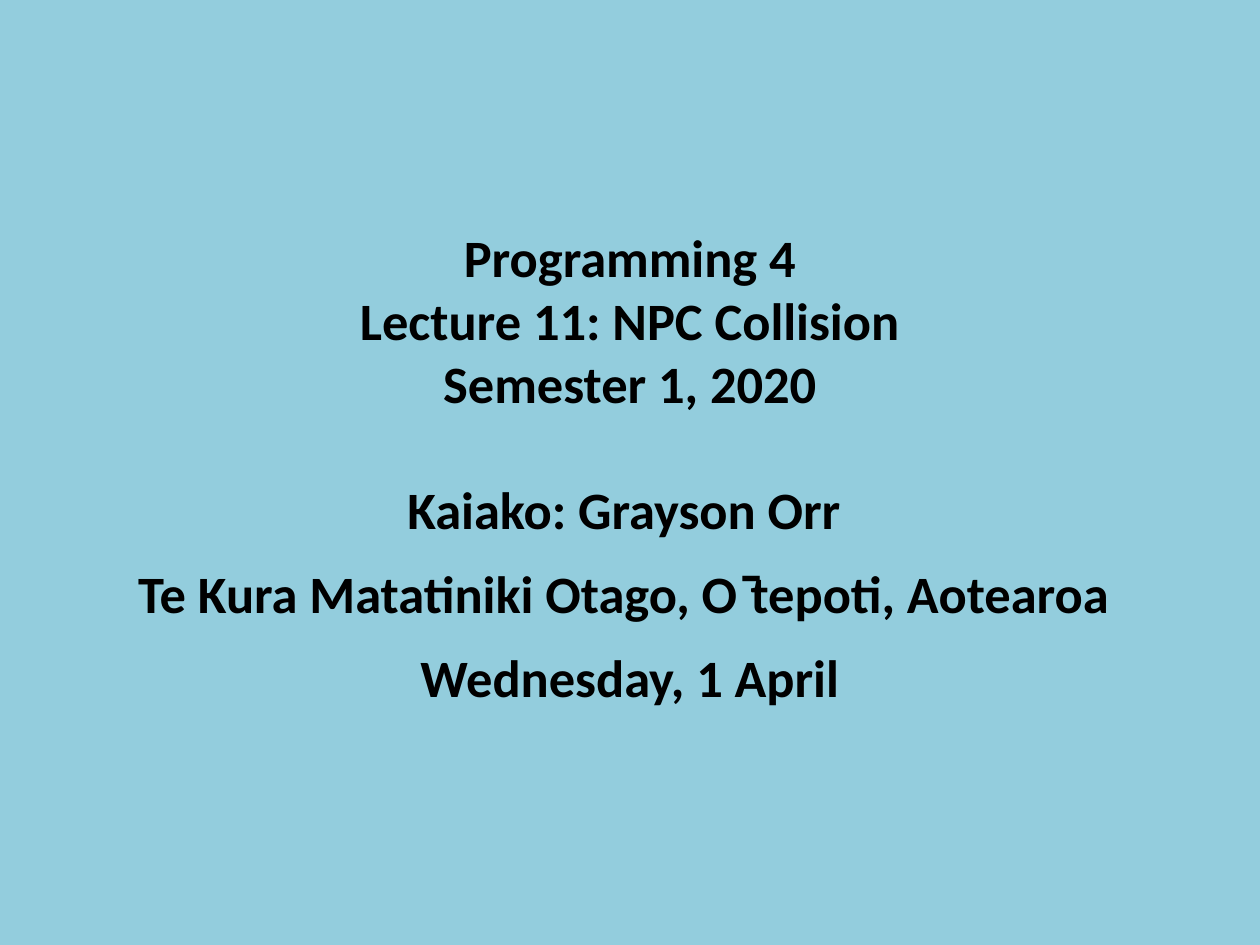
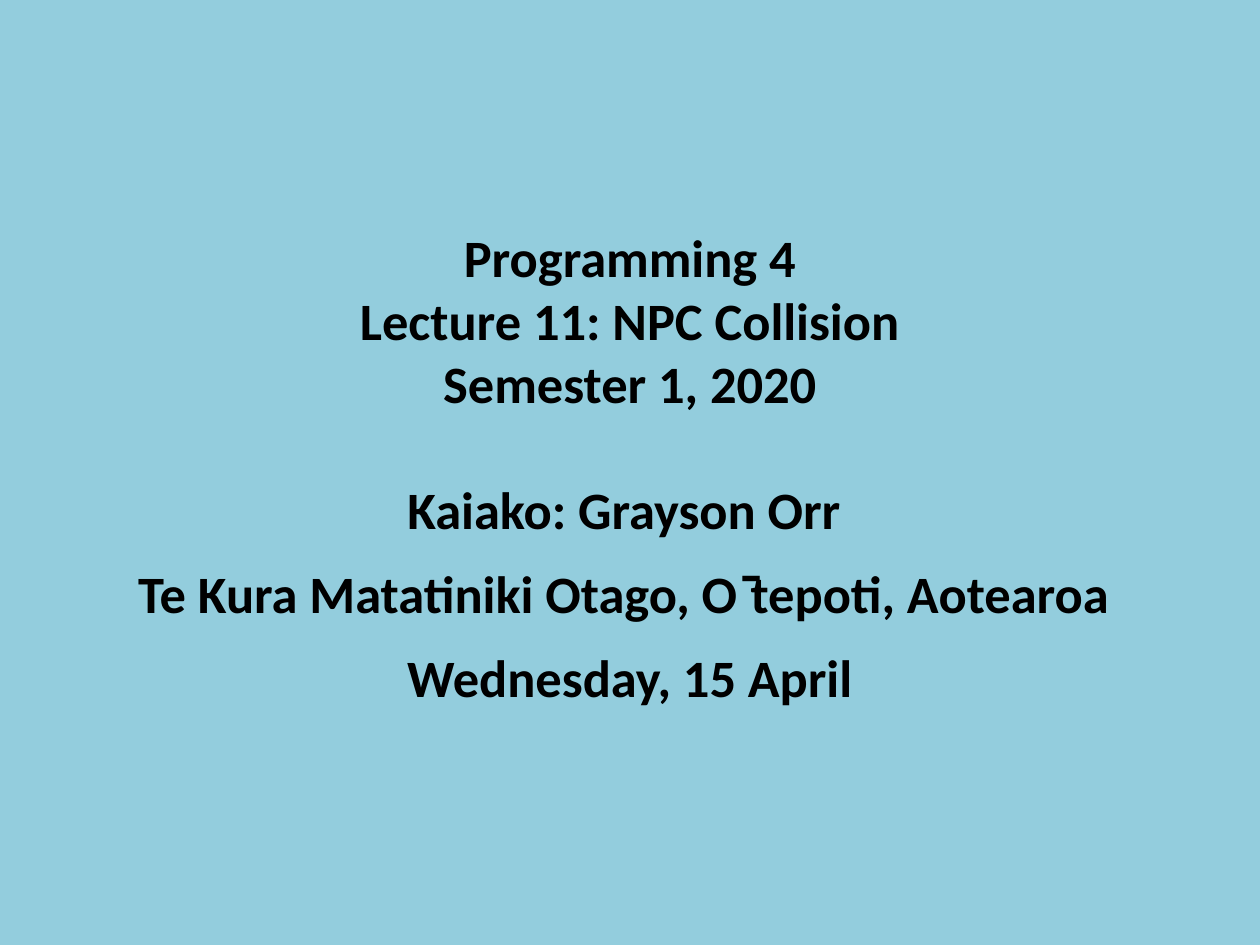
Before and after one commit to otago-polytechnic-bit-courses/prog-4-course-materials, a slide deck: slide 1 of lectures/11-npc-collision.pptx. Drawn at 1260x945 pixels with LibreOffice and Linux fonts; fonts in the diff are those of the drawing. Boxes give left, top, right and bottom in pixels: in the first picture for what was removed or moved away, otherwise in the second. Text is boxed around its words. In the diff, an @@ line names an element or a change of style, - is before the commit and + after.

```diff
--- a/lectures/11-npc-collision.pptx
+++ b/lectures/11-npc-collision.pptx
@@ text at (407,660,852,706): text changed @@
-Wednesday, 1 April
+Wednesday, 15 April
```
Also in this commit, not shown: 2 other files.
